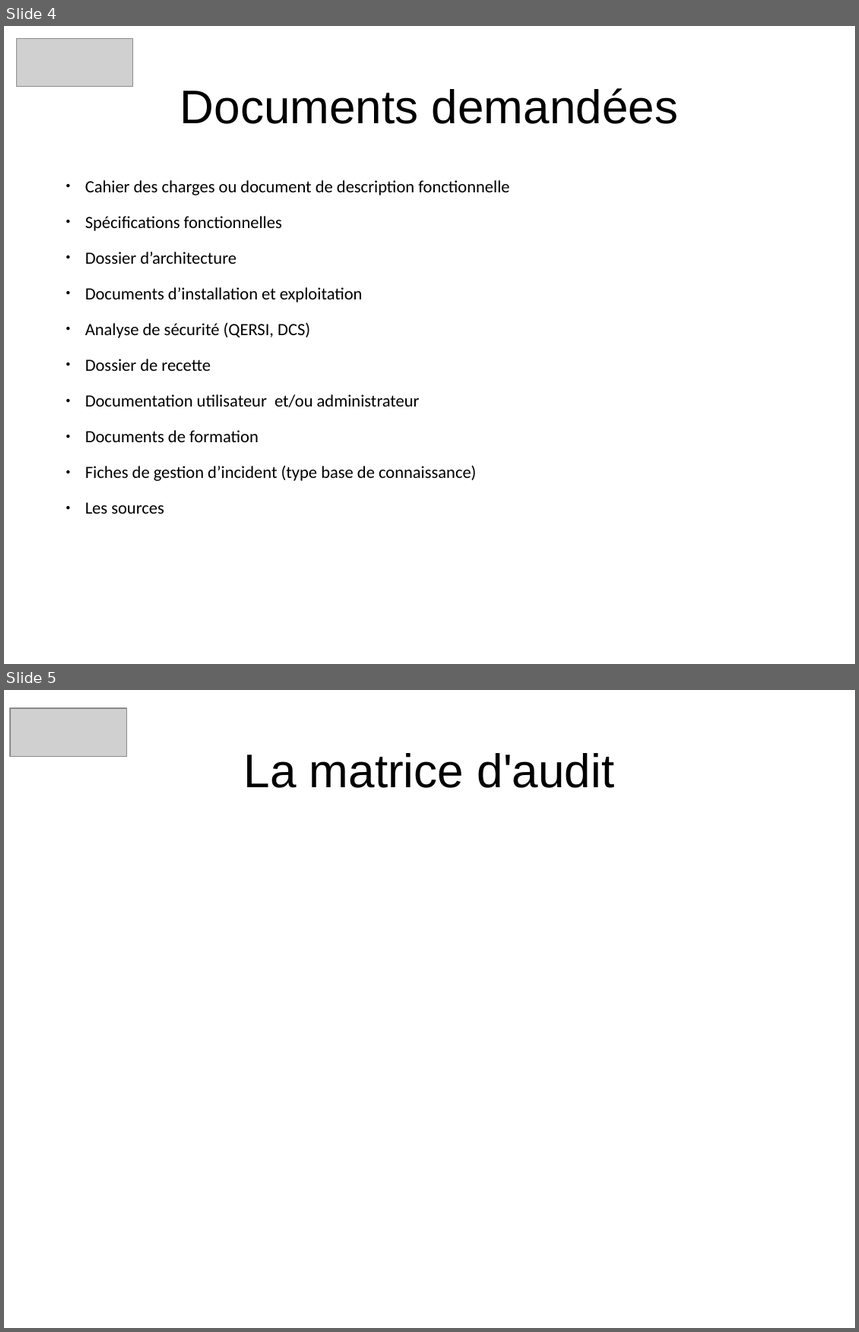
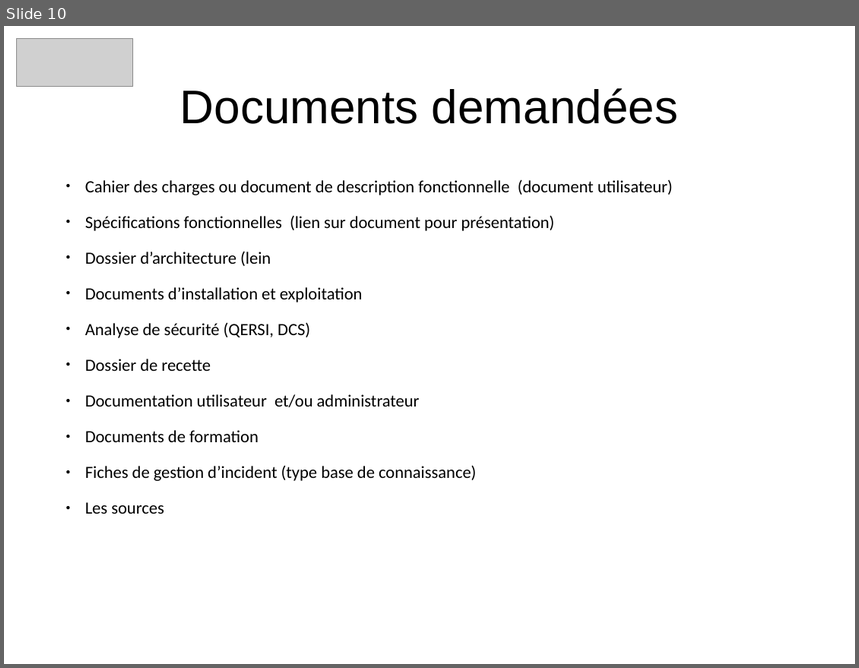
Before and after one commit to heylve/current, a slide deck: Rencontre_devs/pres_labellisation_10_2017.odp. Shown one above the other, each under a label of ours: slides 4 and 5 before the commit, slide 10 after it. The pictures are 859x1332 and 859x668 pixels, drawn with LibreOffice and Linux fonts; fonts in the diff are those of the drawing; grey boxes stand for pictures. Boxes give left, top, right and bottom in pixels: in the first picture for what was removed or moved away, otherwise in the second. Text is boxed around its words. In the diff, an @@ line names an element or a change of style, - is before the commit and + after.

```diff
--- a/Rencontre_devs/pres_labellisation_10_2017.odp
+++ b/Rencontre_devs/pres_labellisation_10_2017.odp
@@ slide 5 removed at bbox=[4, 690, 855, 1328], background #FFFFFF @@
@@ picture removed at bbox=[10, 708, 127, 756] @@
@@ title removed at bbox=[244, 753, 614, 788] @@
-La matrice d'audit
@@ what was slide 4 is now slide 10 @@
@@ slide 10 changed as well @@
@@ text at bbox=[85, 180, 673, 266]: text changed @@
-● Cahier des charges ou document de description fonctionnelle
-● Spécifications fonctionnelles
-● Dossier d’architecture
+● Cahier des charges ou document de description fonctionnelle (document utilisateur)
+● Spécifications fonctionnelles (lien sur document pour présentation)
+● Dossier d’architecture (lein
```
Also in this commit, not shown: 2 other slides changed, 9 slides added, 2 other slides removed, 2 other files.
